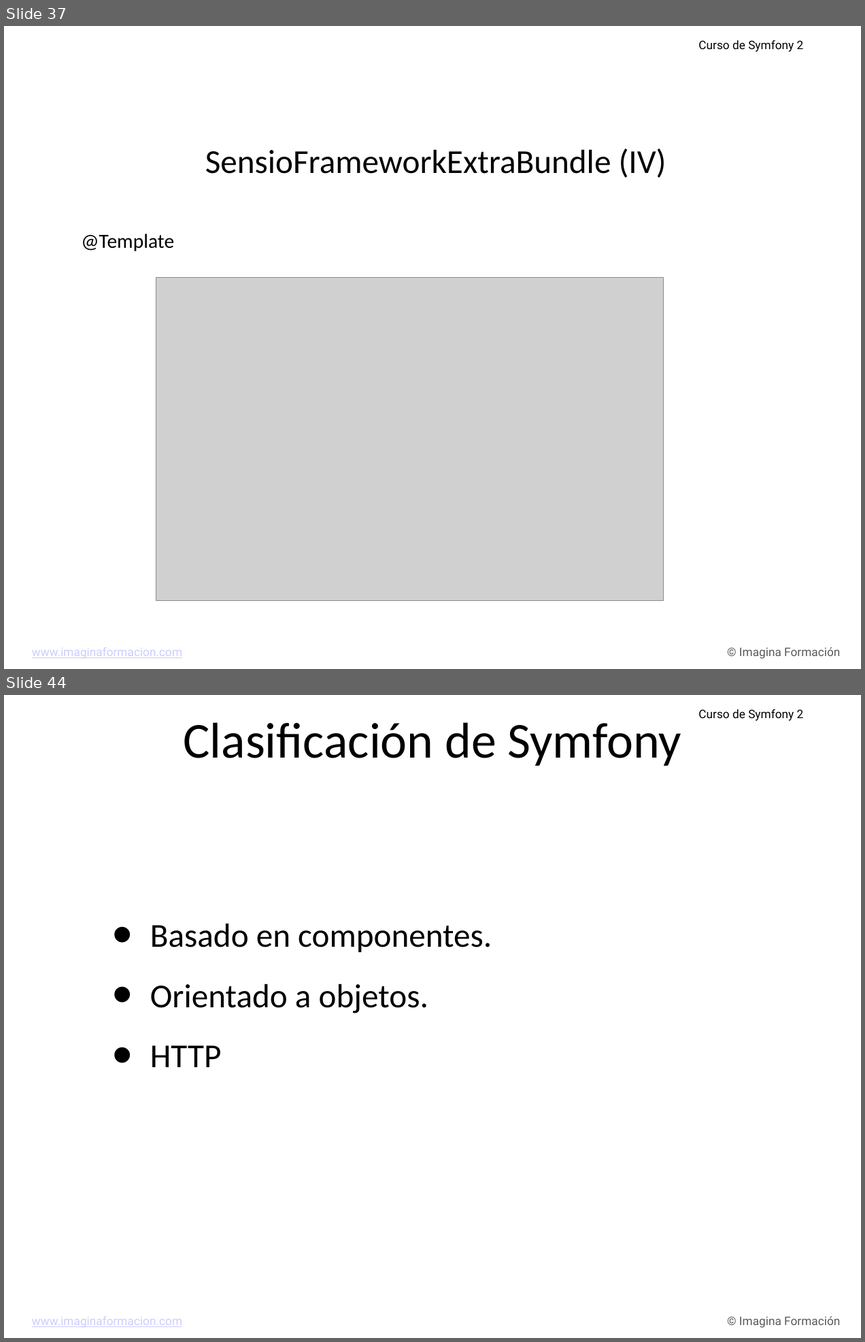
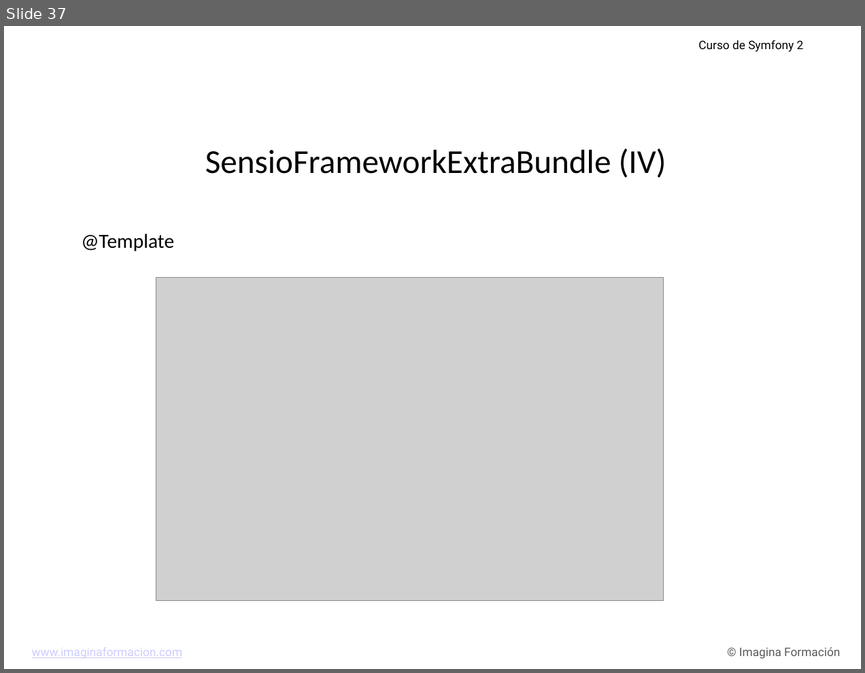
Before and after one commit to carlescliment/curso-symfony2, a slide deck: compiled/ppt/Tema 2.ppt. Shown one above the other, each under a label of ours: slides 37 and 44 before the commit, slide 37 after it; the slides between them are not shown. The pictures are 865x1342 and 865x673 pixels, drawn with LibreOffice and Linux fonts; fonts in the diff are those of the drawing; grey boxes stand for pictures; background and template pictures are left out. Boxes give left, top, right and bottom in pixels: in the first picture for what was removed or moved away, otherwise in the second. Text is boxed around its words. In the diff, an @@ line names an element or a change of style, - is before the commit and + after.

```diff
--- a/compiled/ppt/Tema 2.ppt
+++ b/compiled/ppt/Tema 2.ppt
@@ slide 44 removed at bbox=[4, 695, 861, 1338], background picture (left out); not listed: 3 template elements that a slide beside it also shows @@
@@ text removed at bbox=[183, 722, 682, 766] @@
-Clasificación de Symfony
@@ text removed at bbox=[150, 923, 492, 1067] @@
-• Basado en componentes.
-• Orientado a objetos.
-• HTTP
```
Also in this commit, not shown: 1 slide changed, 6 slides added, 51 other slides removed, 1 other file.
